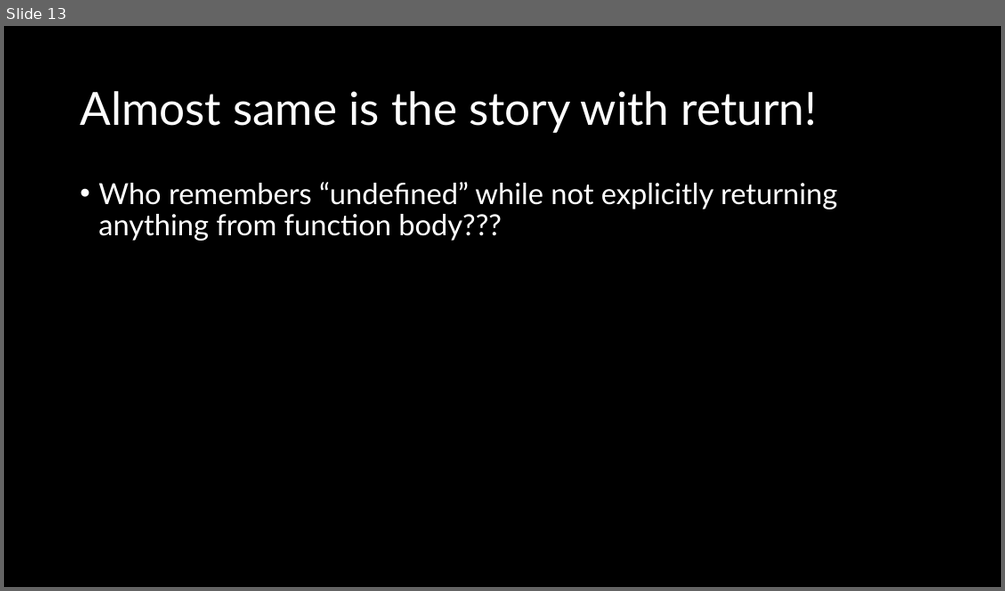
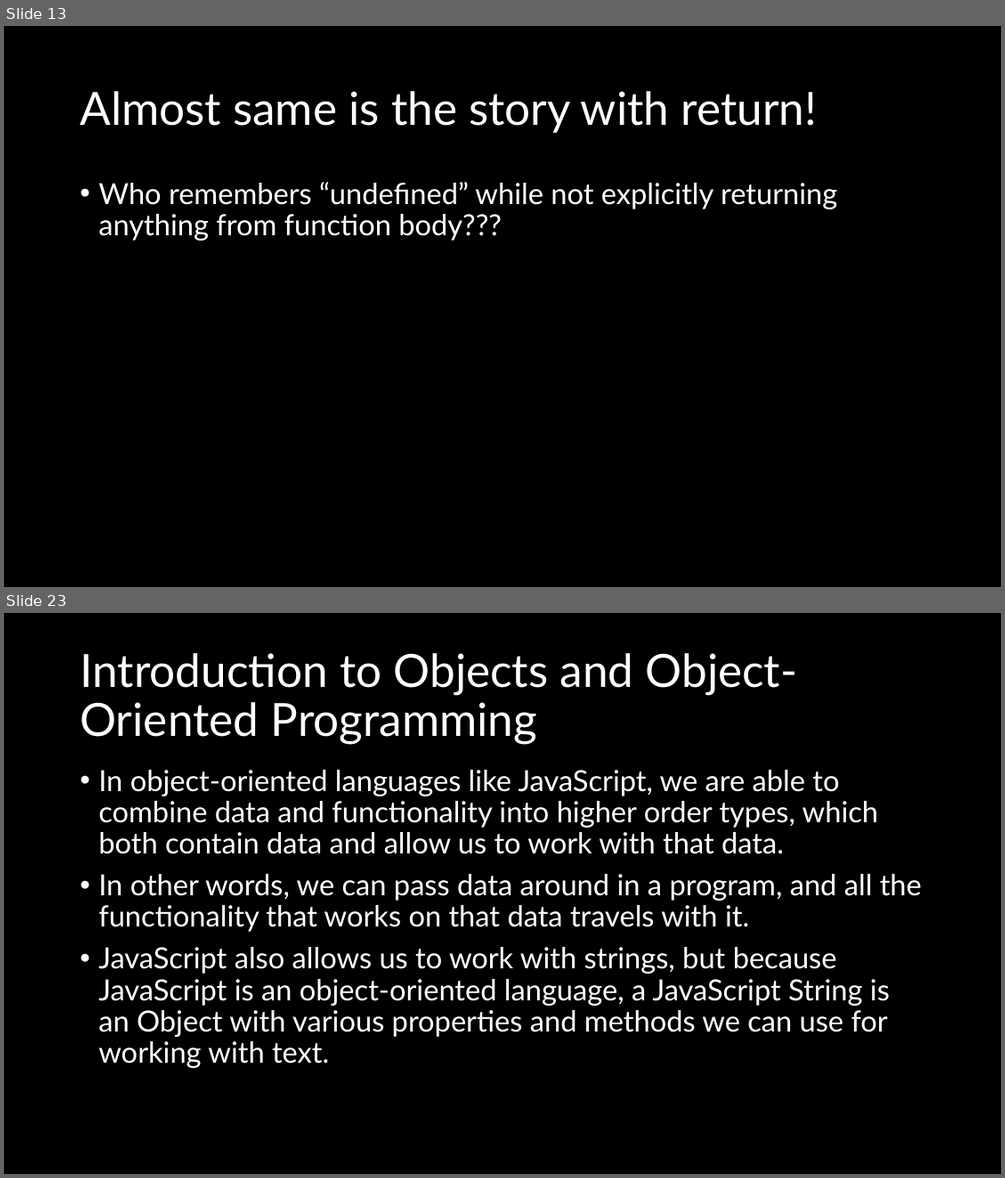
Before and after one commit to natiquekeyin/fall2024, a slide deck: JavaScript/Week3/Week3.pptx. Shown one above the other, each under a label of ours: slide 13 before the commit, slides 13 and 23 after it; the slides between them are not shown. The pictures are 1005x591 and 1005x1178 pixels, drawn with LibreOffice and Linux fonts; fonts in the diff are those of the drawing. Boxes give left, top, right and bottom in pixels: in the first picture for what was removed or moved away, otherwise in the second. Text is boxed around its words. In the diff, an @@ line names an element or a change of style, - is before the commit and + after.

```diff
--- a/JavaScript/Week3/Week3.pptx
+++ b/JavaScript/Week3/Week3.pptx
@@ slide 23 added at <box>4,613,1001,1174</box>, background #000000 @@
@@ title added at <box>80,653,798,745</box>, 44 pt, text #FFFFFF @@
+Introduction to Objects and Object-Oriented Programming
@@ text added at <box>98,770,922,1068</box>, 28 pt, text #FFFFFF @@
+• In object-oriented languages like JavaScript, we are able to combine data and functionality into higher order types, which both contain data and allow us to work with that data.
+• In other words, we can pass data around in a program, and all the functionality that works on that data travels with it.
+• JavaScript also allows us to work with strings, but because JavaScript is an object-oriented language, a JavaScript String is an Object with various properties and methods we can use for working with text.
```
Also in this commit, not shown: 13 other slides added, 1 other file.
